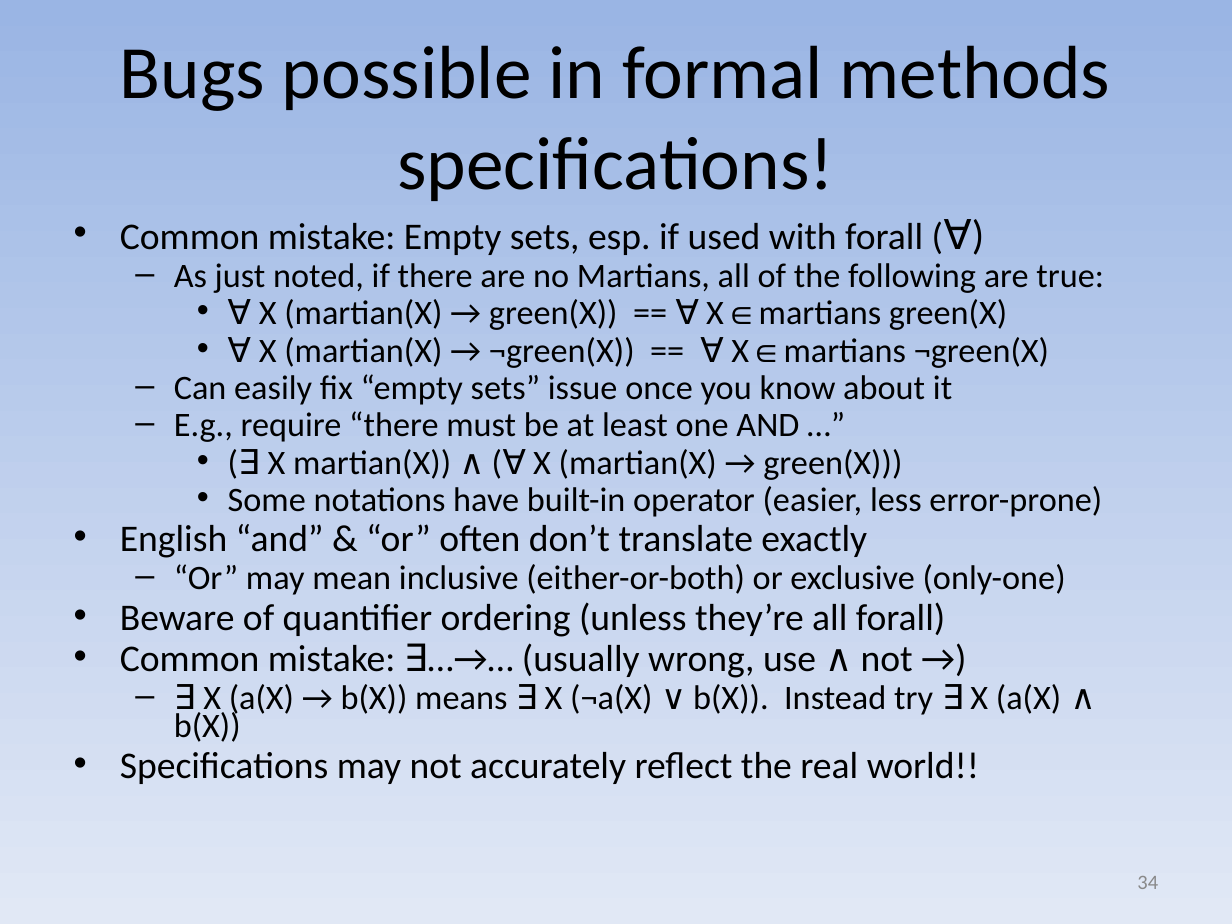
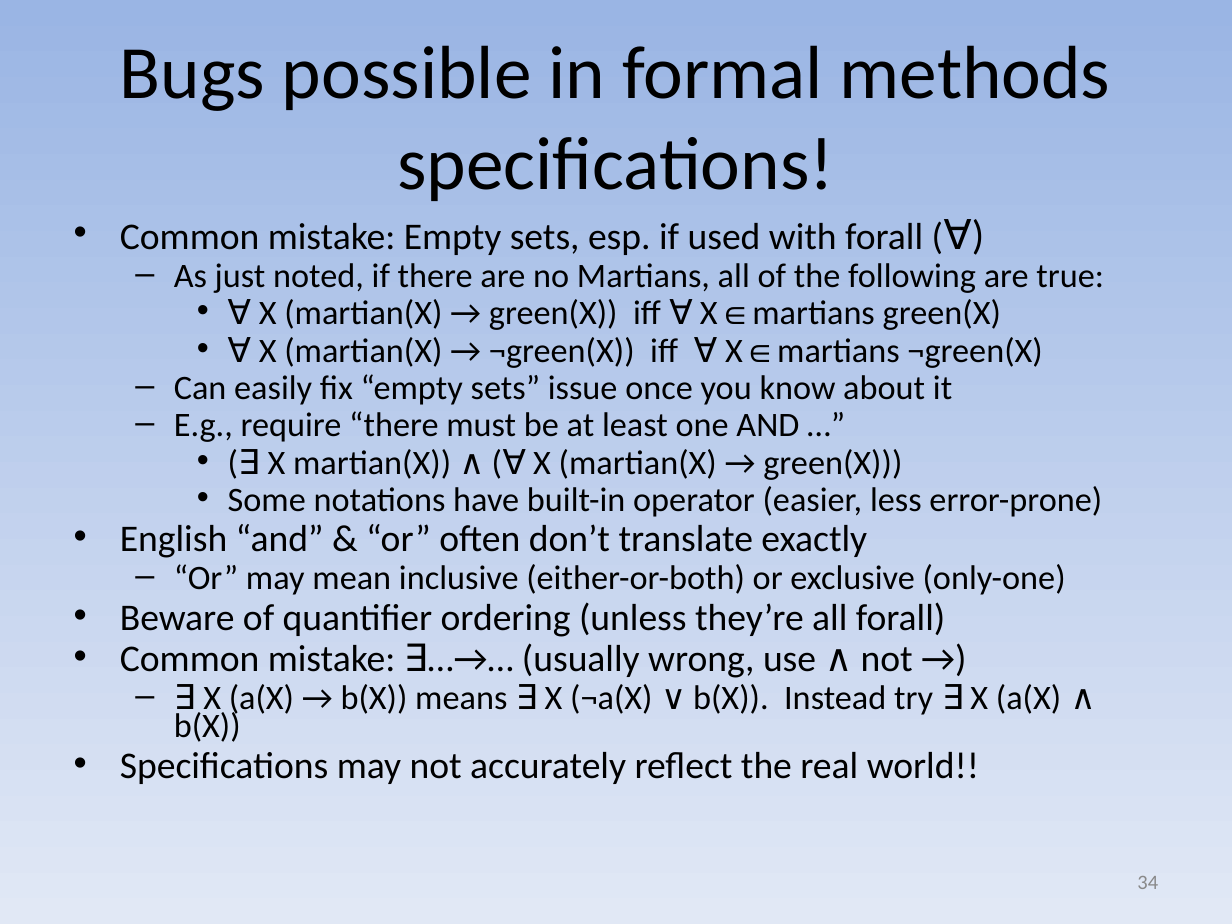
Before and after one commit to david-a-wheeler/david-a-wheeler.github.io, a slide deck: slide 34 of secure-class/presentations/Secure-Software-10-Formal-Methods.ppt. Drawn at 1232x924 pixels with LibreOffice and Linux fonts; fonts in the diff are those of the drawing. Boxes give left, top, right and bottom in pixels: in the first picture for what was removed or moved away, otherwise in the second. Text is boxed around its words. In the diff, an @@ line names an element or a change of style, - is before the commit and + after.

Commit message:
Tweak formal methods presentation re: notation

```diff
--- a/secure-class/presentations/Secure-Software-10-Formal-Methods.ppt
+++ b/secure-class/presentations/Secure-Software-10-Formal-Methods.ppt
@@ text at <box>259,299,1042,368</box>: text changed @@
-    • ∀ X (martian(X) → green(X)) == ∀ X∈martians green(X)
-    • ∀ X (martian(X) → ¬green(X)) == ∀ X∈martians ¬green(X)
+    • ∀ X (martian(X) → green(X)) iff ∀ X∈martians green(X)
+    • ∀ X (martian(X) → ¬green(X)) iff ∀ X∈martians ¬green(X)
```
Also in this commit, not shown: 11 other slides changed.
